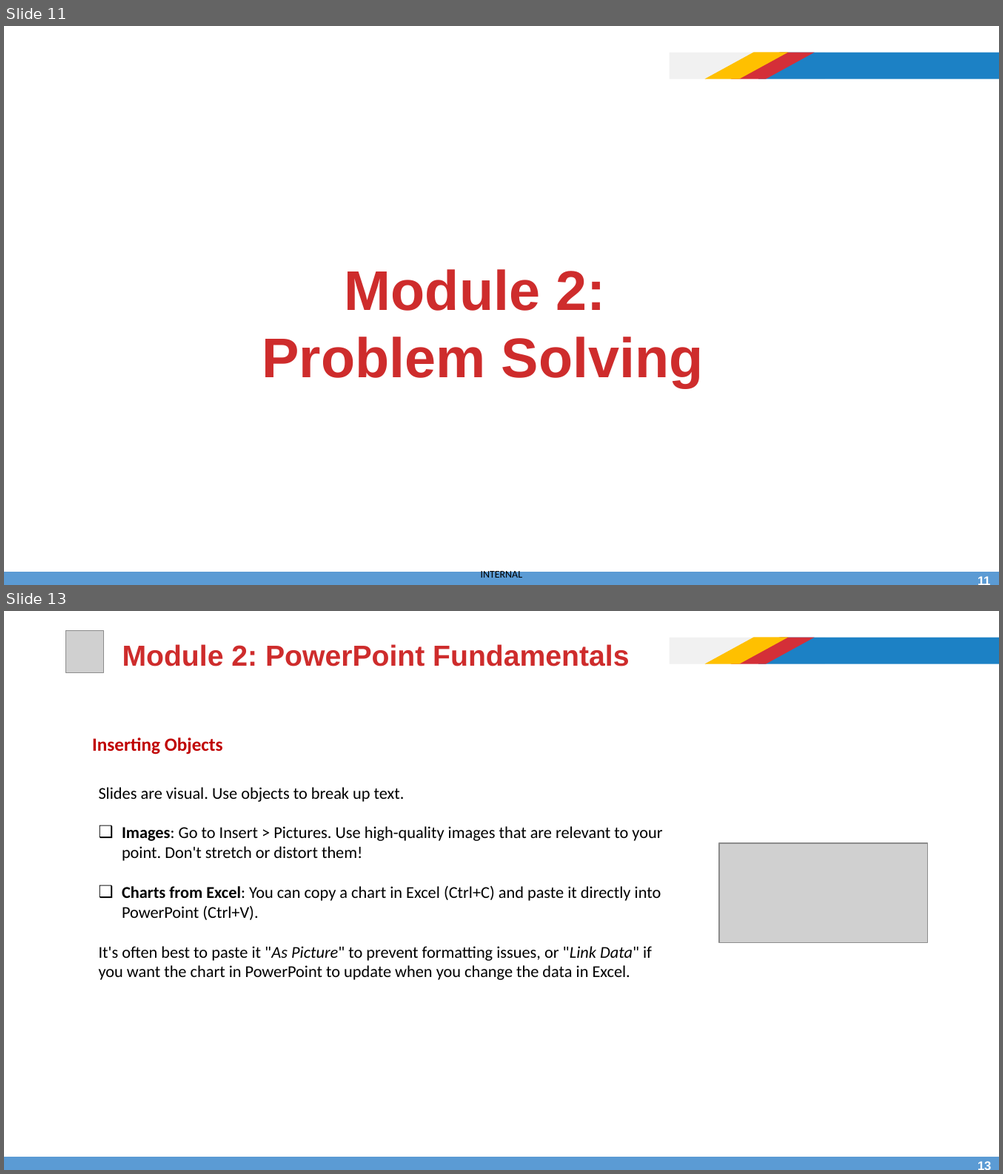
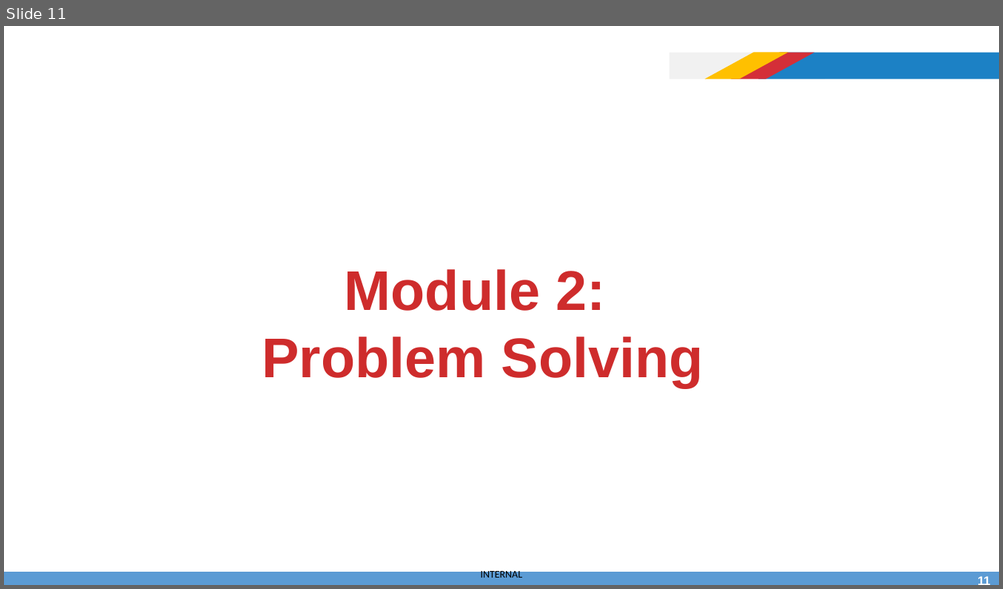
Before and after one commit to afathelbab/cnpc, a slide deck: computer-basics-soft-skills/day3/Computer Skills and Soft Skills - Lec-3.pptx. Shown one above the other, each under a label of ours: slides 11 and 13 before the commit, slide 11 after it; the slides between them are not shown. The pictures are 1003x1174 and 1003x589 pixels, drawn with LibreOffice and Linux fonts; fonts in the diff are those of the drawing; grey boxes stand for pictures; background and template pictures are left out. Boxes give left, top, right and bottom in pixels: in the first picture for what was removed or moved away, otherwise in the second. Text is boxed around its words. In the diff, an @@ line names an element or a change of style, - is before the commit and + after.

```diff
--- a/computer-basics-soft-skills/day3/Computer Skills and Soft Skills - Lec-3.pptx
+++ b/computer-basics-soft-skills/day3/Computer Skills and Soft Skills - Lec-3.pptx
@@ slide 13 removed at bbox=[4, 611, 999, 1170], background #FFFFFF; not listed: 5 template elements that a slide beside it also shows @@
@@ picture removed at bbox=[66, 630, 104, 672] @@
@@ title removed at bbox=[122, 644, 629, 667] @@
-Module 2: PowerPoint Fundamentals
@@ text removed at bbox=[92, 738, 223, 755] @@
-Inserting Objects
@@ text removed at bbox=[99, 787, 662, 980] @@
-Slides are visual. Use objects to break up text.
-❑ Images: Go to Insert > Pictures. Use high-quality images that are relevant to your point. Don't stretch or distort them!
-❑ Charts from Excel: You can copy a chart in Excel (Ctrl+C) and paste it directly into PowerPoint (Ctrl+V).
-It's often best to paste it "As Picture" to prevent formatting issues, or "Link Data" if you want the chart in PowerPoint to update when you change the data in Excel.
@@ picture removed at bbox=[719, 843, 927, 943] @@
@@ page number removed at bbox=[974, 1159, 995, 1170] @@
-13
```
Also in this commit, not shown: 3 slides changed, 4 slides added.
